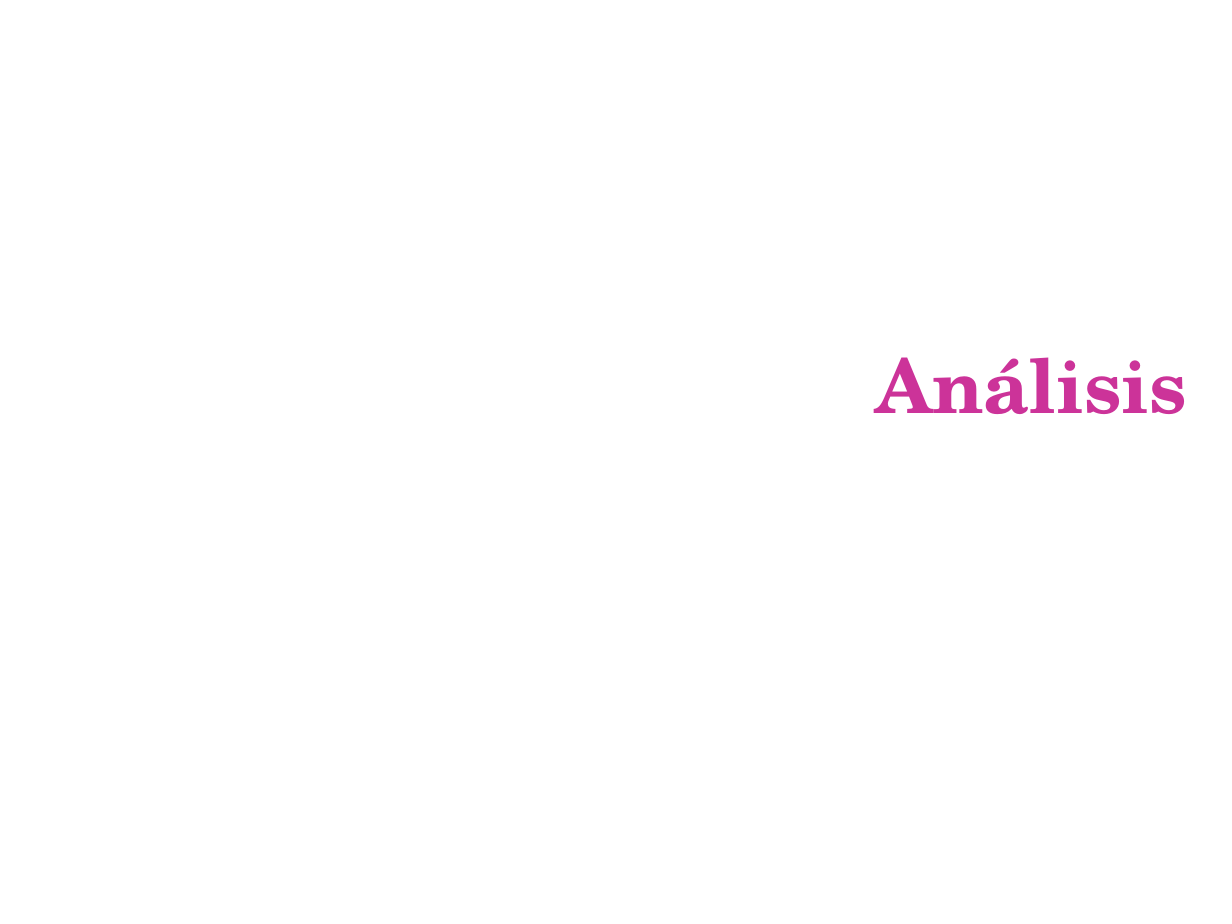
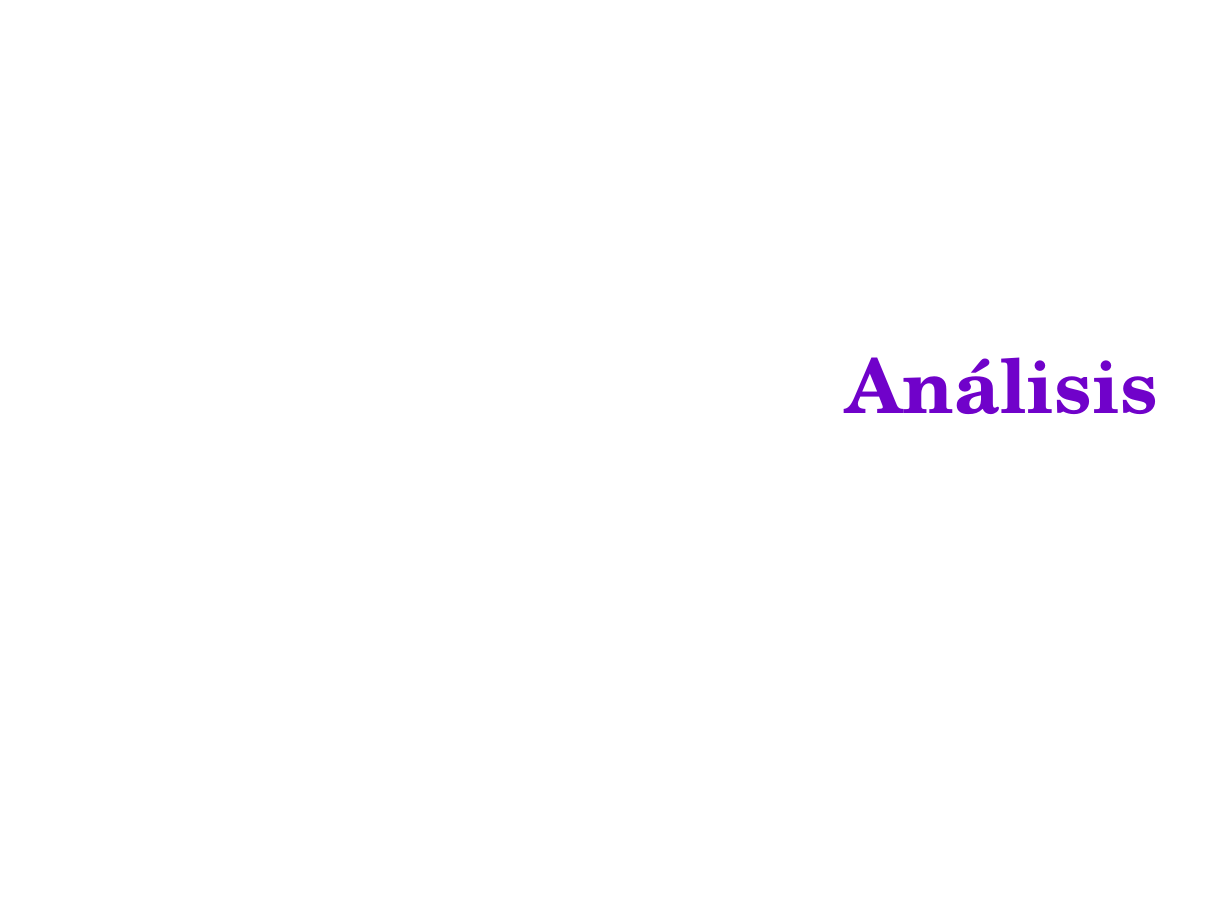
Before and after one commit to emmanuelfls371/softmart7547, a slide deck: slide 5 of docs/CarpetaEntrega/PresFinal.ppt. Drawn at 1232x924 pixels with LibreOffice and Linux fonts; fonts in the diff are those of the drawing; background and template pictures are left out. Boxes give left, top, right and bottom in pixels: in the first picture for what was removed or moved away, otherwise in the second. Text is boxed around its words. In the diff, an @@ line names an element or a change of style, - is before the commit and + after.

```diff
--- a/docs/CarpetaEntrega/PresFinal.ppt
+++ b/docs/CarpetaEntrega/PresFinal.ppt
@@ title "Análisis" moved from (x1=875, y1=357, x2=1187, y2=414) to (x1=846, y1=357, x2=1158, y2=414) @@
@@ title "Análisis" at (x1=846, y1=357, x2=1158, y2=414): text colour #CC3399 to #7002CA @@
```
Also in this commit, not shown: 17 other slides changed, 6 slides added, 10 slides removed.
